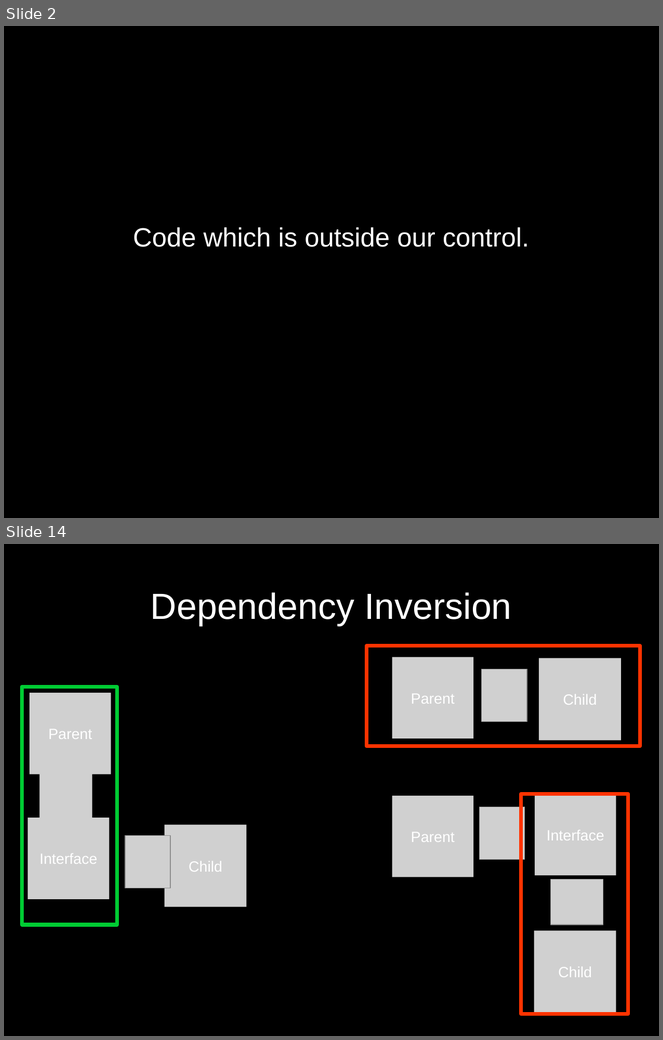
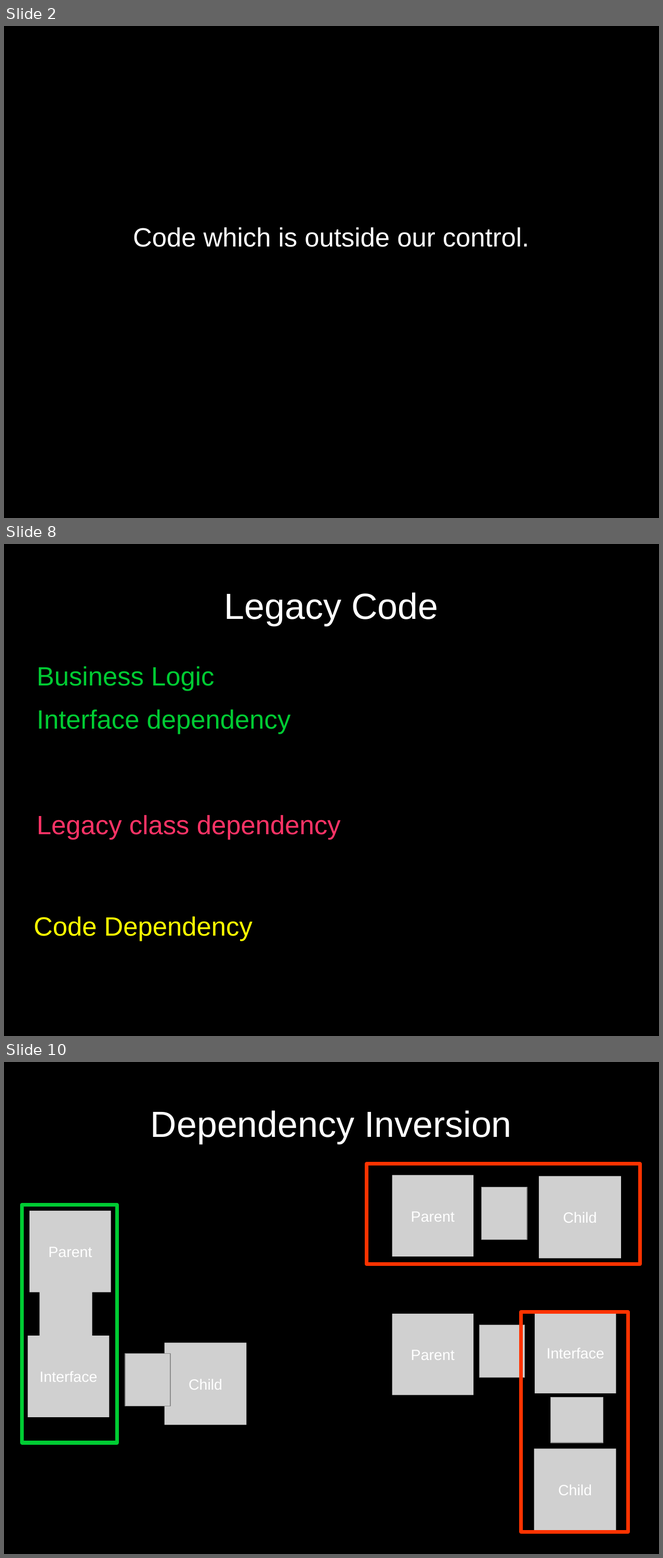
Before and after one commit to ChrisLynch42/presentations, a slide deck: codepalousa/legacy_code/coudepalousa.odp. Shown one above the other, each under a label of ours: slides 2 and 14 before the commit, slides 2, 8 and 10 after it; the slides between them are not shown. The pictures are 663x1040 and 663x1558 pixels, drawn with LibreOffice and Linux fonts; fonts in the diff are those of the drawing; grey boxes stand for pictures. Boxes give left, top, right and bottom in pixels: in the first picture for what was removed or moved away, otherwise in the second. Text is boxed around its words. In the diff, an @@ line names an element or a change of style, - is before the commit and + after.

```diff
--- a/codepalousa/legacy_code/coudepalousa.odp
+++ b/codepalousa/legacy_code/coudepalousa.odp
@@ slide 8 added at (4, 544, 659, 1036), background #000000 @@
@@ title added at (224, 592, 438, 626), 44 pt, text #FFFFFF @@
+Legacy Code
@@ text added at (37, 666, 291, 734), 32 pt, text #00CC33 @@
+Business Logic
+Interface dependency
@@ text added at (37, 815, 341, 840), 32 pt, text #FF3366 @@
+Legacy class dependency
@@ text added at (34, 916, 253, 941), 32 pt, text #FFFF00 @@
+Code Dependency
@@ what was slide 14 is now slide 10 @@
```
Also in this commit, not shown: 7 slides changed, 2 other slides added, 8 slides removed.
